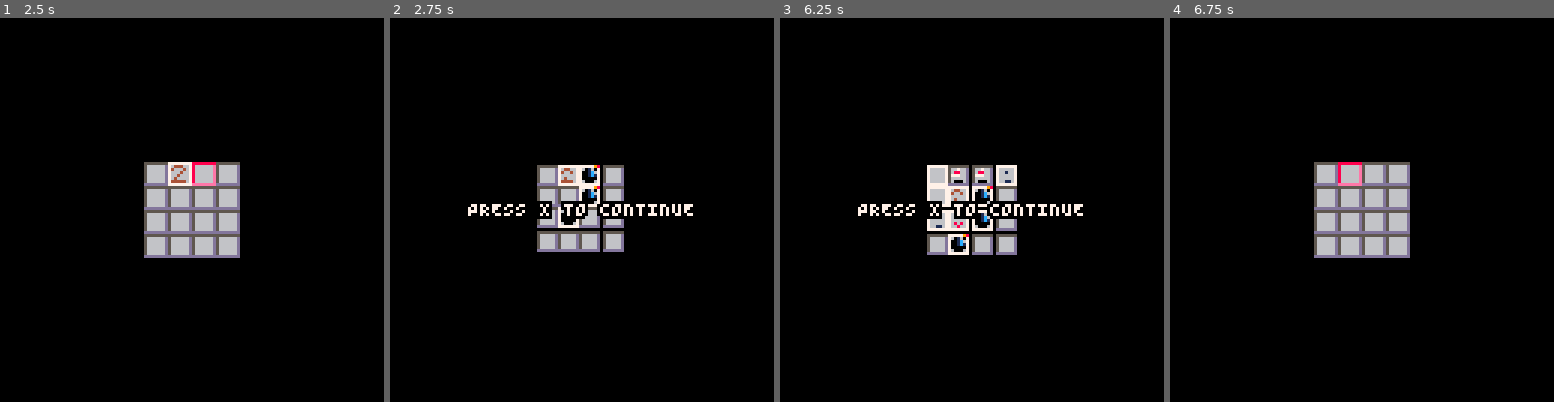
Above: before the commit, frames 1-4 (left to right).
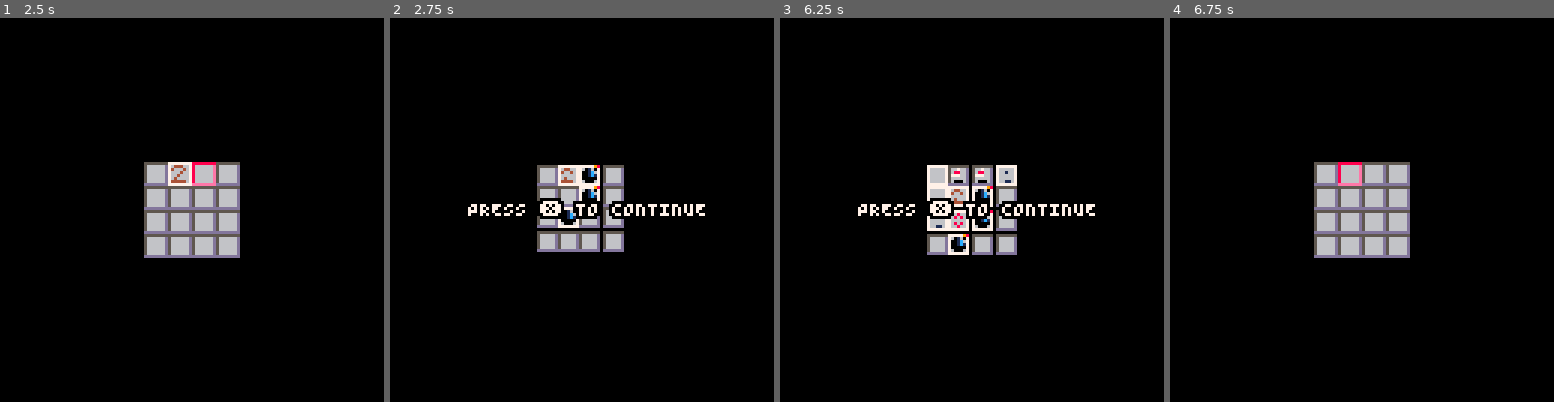
Above: after the commit, the same moments.

Repository: gabrielsson/pico-8-carts
Game: PICO-8 cartridge minesweeper.p8
Same seed, same stepped clock (60 frames per second), same inputs: the game is played once before the commit and once after it.
Inputs:
- Up to frame 1 (2.5 s): tap X (X key) at 0.33, 1.07, 1.85 s; tap O (Z key) at 0.7, 1.7, 2.1 s; hold Right 1.6-2.1 s; hold Up 2.15-2.42 s; hold Right from 2.47 s (still down)
- Up to frame 2 (2.75 s): keep holding Right; tap O (Z key) at 2.5 s
- Up to frame 3 (6.25 s): tap O (Z key) every 0.4 s from 2.9 to 6.1 s; tap X (X key) at 2.97, 4.08, 5.2 s; release Right at 3.03 s; hold Left 3.08-3.58 s; hold Down 3.63-3.97 s; hold Right 4.02-4.68 s; hold Up 4.73-5.03 s; hold Left 5.08-5.68 s; hold Down 5.73-6.03 s; hold Right from 6.08 s (still down)
- Up to frame 4 (6.75 s): tap X (X key) at 6.32 s; tap O (Z key) at 6.5 s; release Right at 6.58 s; hold Right from 6.63 s (still down)

Frame 1 is identical in both runs. In frame 2, 0.8% of the frame differs, in the area x 38-83%, y 46-53%; in frame 3, 0.8%; in frame 4, nothing differs.

Commit message:
X as emoji

Diff:
--- a/minesweeper.p8
+++ b/minesweeper.p8
@@ -291,7 +289,7 @@
       if(zoomFactor > 3) finishedZoomOut = true
     end
     camera(0,0)
-    outline("PRESS X TO CONTINUE", 25, 60, black, white)
+    outline("PRESS ❎ TO CONTINUE", 25, 60, black, white)
     centerCamera()
   else
     _drawCaret(caret.x, caret.y)
